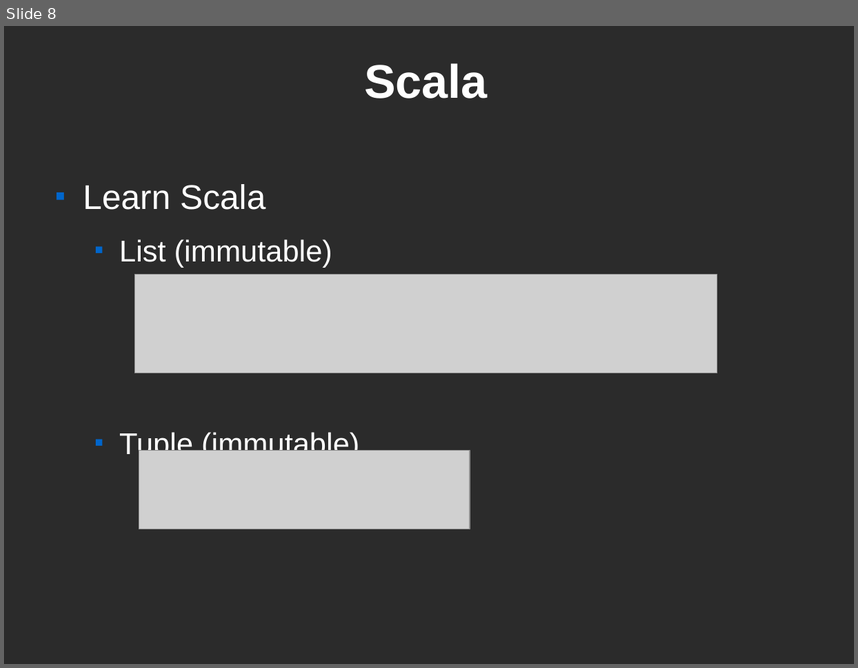
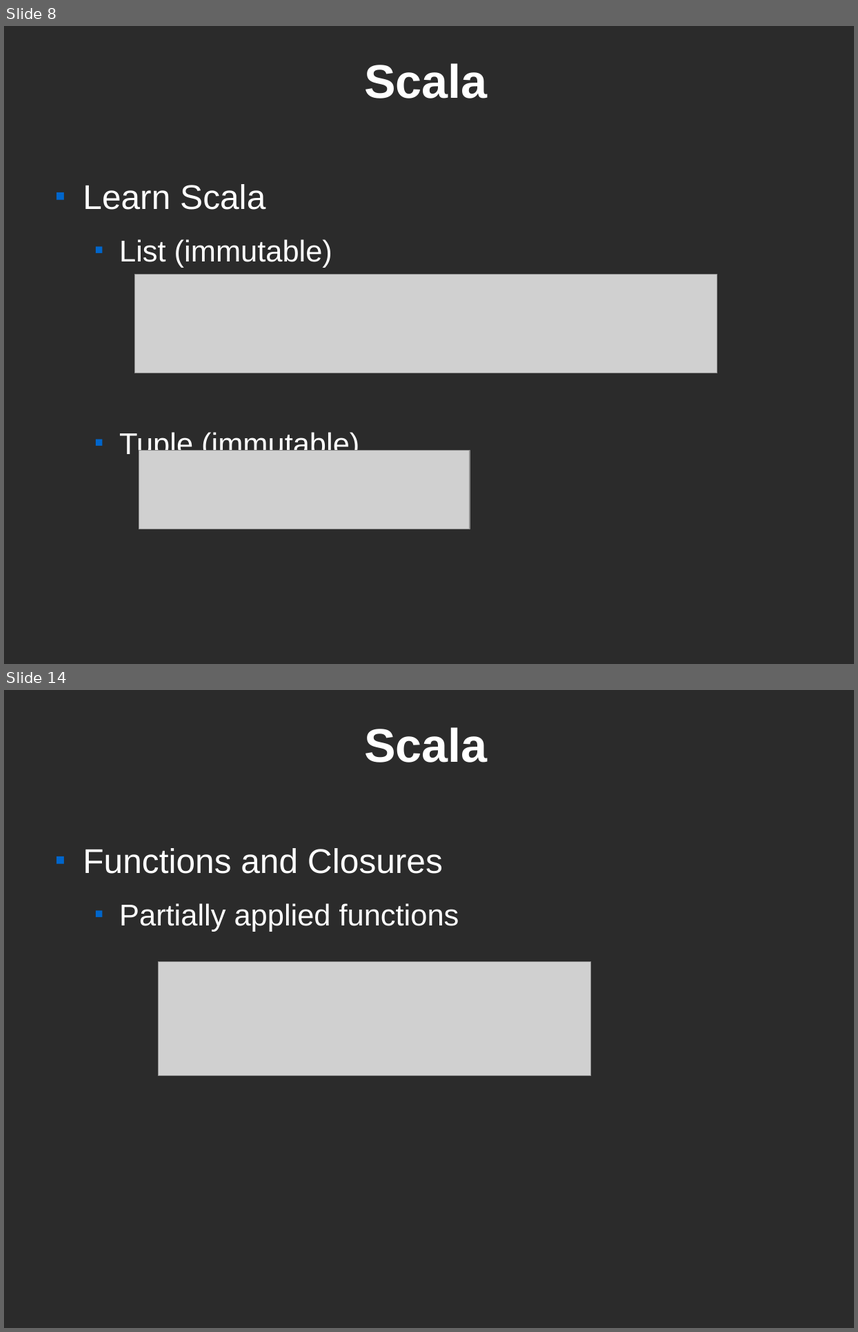
Before and after one commit to littlee1032/org-files, a slide deck: scala.odp. Shown one above the other, each under a label of ours: slide 8 before the commit, slides 8 and 14 after it; the slides between them are not shown. The pictures are 858x668 and 858x1332 pixels, drawn with LibreOffice and Linux fonts; fonts in the diff are those of the drawing; grey boxes stand for pictures; background and template pictures are left out; a plain dark background stands for a picture behind light text. Boxes give left, top, right and bottom in pixels: in the first picture for what was removed or moved away, otherwise in the second. Text is boxed around its words. In the diff, an @@ line names an element or a change of style, - is before the commit and + after.

Commit message:
scala.odp part 2

```diff
--- a/scala.odp
+++ b/scala.odp
@@ slide 14 added at [4, 690, 854, 1328], background picture (left out) @@
@@ title added at [364, 727, 487, 762], 44 pt, text #FFFFFF, bold @@
+Scala
@@ text added at [83, 848, 459, 931], 28 pt, text #FFFFFF @@
+■ Functions and Closures
+  ■ Partially applied functions
@@ picture added at [159, 962, 591, 1076] @@
```
Also in this commit, not shown: 16 other slides added.
